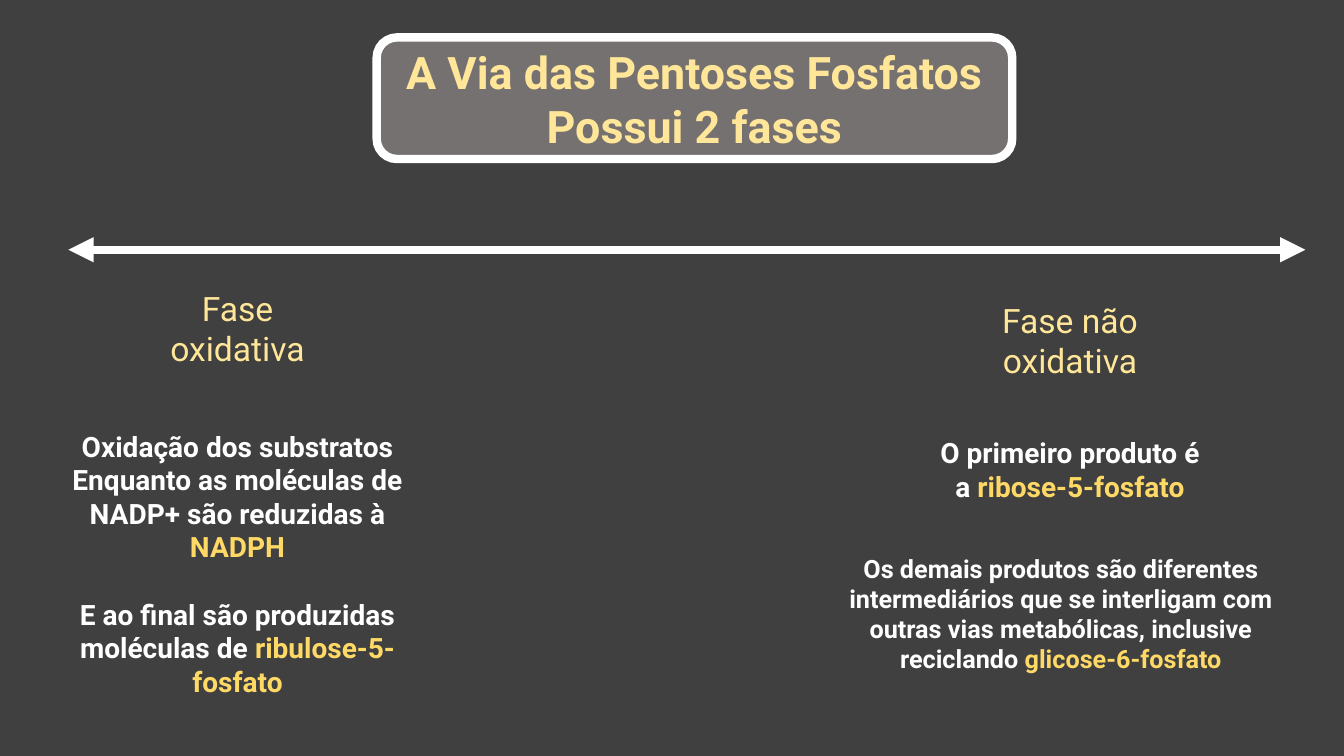
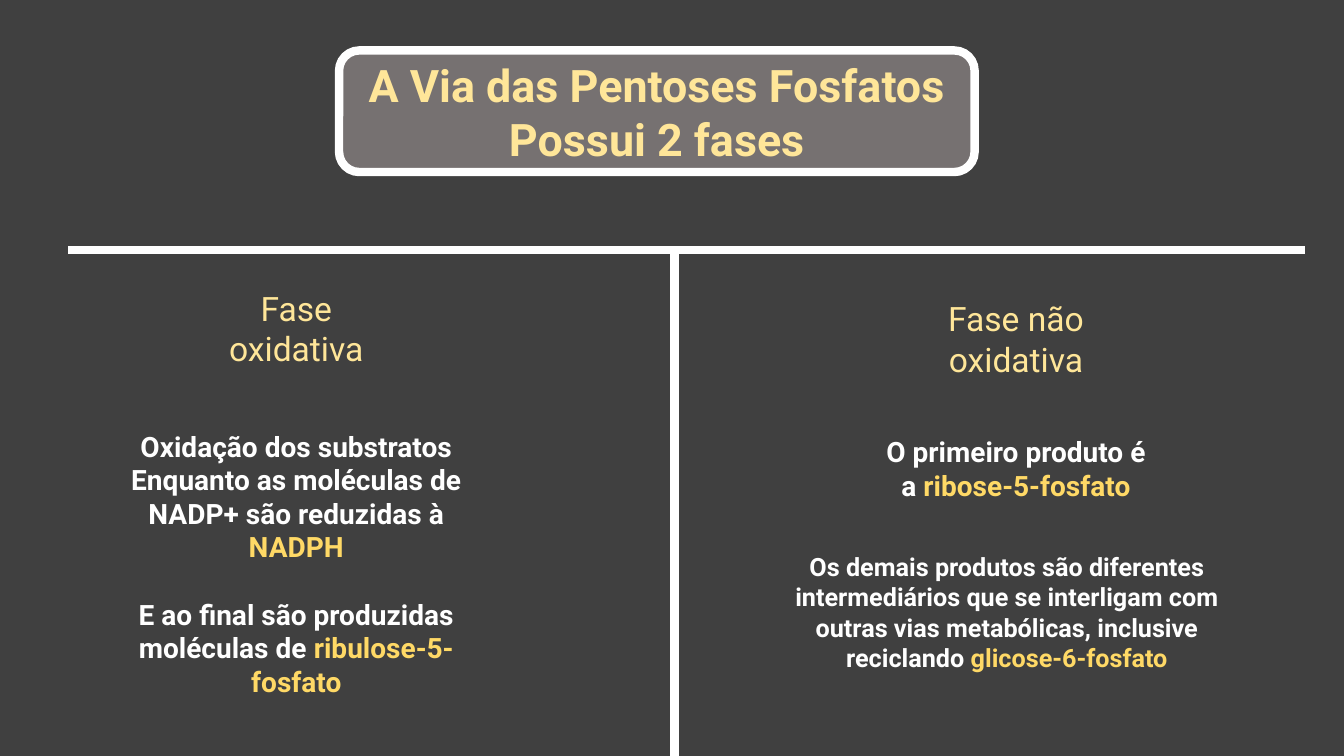
Before and after one commit to daniloasdotcom/Bioquimica-com-Danilo, a slide deck: slide 16 of static/aulas/via_das_pentoses.pptx (slide 18 before the commit). Drawn at 1344x756 pixels with LibreOffice and Linux fonts; fonts in the diff are those of the drawing. Boxes give left, top, right and bottom in pixels: in the first picture for what was removed or moved away, otherwise in the second. Text is boxed around its words. In the diff, an @@ line names an element or a change of style, - is before the commit and + after.

```diff
--- a/static/aulas/via_das_pentoses.pptx
+++ b/static/aulas/via_das_pentoses.pptx
@@ rounded rectangle "A Via das Pentoses Fosfatos" moved from (x1=377, y1=37, x2=1013, y2=159) to (x1=339, y1=50, x2=975, y2=172) @@
@@ double arrow (69, 250) - (1306, 250): double arrow to line @@
@@ line added from (675, 250) to (675, 756), #FFFFFF 6 pt @@
@@ text "Fase oxidativa" moved from (x1=170, y1=297, x2=304, y2=362) to (x1=229, y1=297, x2=363, y2=362) @@
@@ text "Oxidação dos substratos" moved from (x1=72, y1=436, x2=402, y2=659) to (x1=131, y1=436, x2=461, y2=659) @@
@@ 3 texts moved together from (x1=849, y1=308, x2=1272, y2=674) to (x1=795, y1=306, x2=1218, y2=673) @@
```
Also in this commit, not shown: 16 other slides changed, 1 slide added, 3 slides removed, 3 other files.
